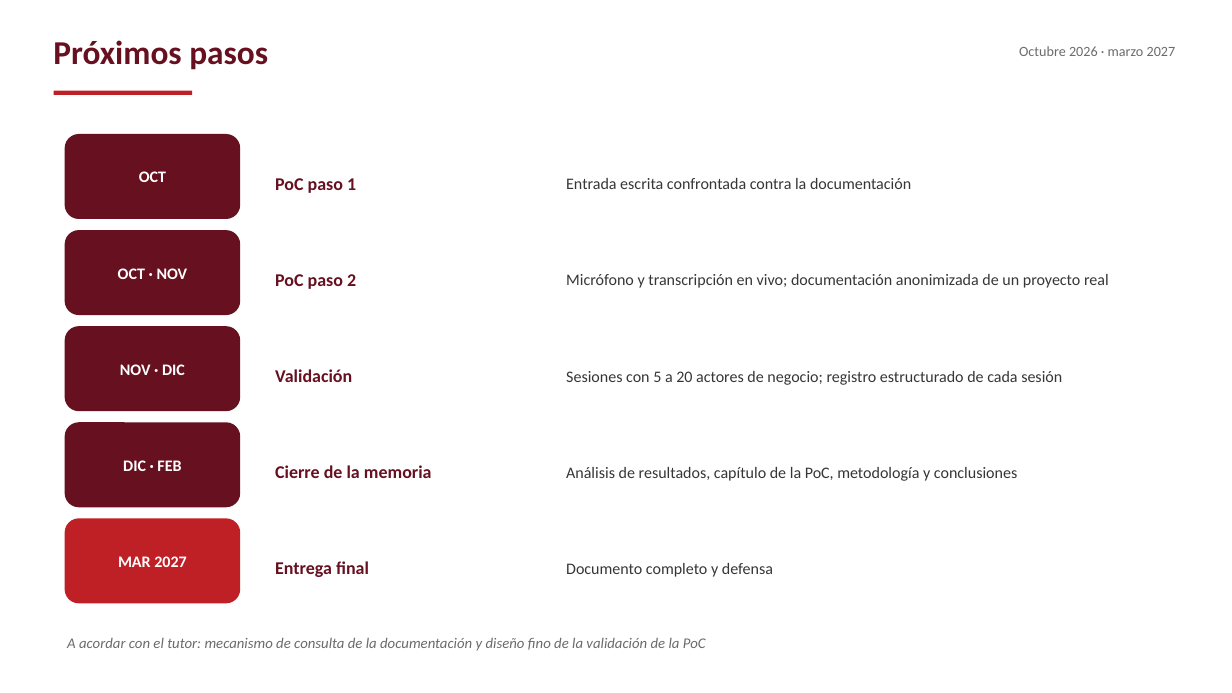
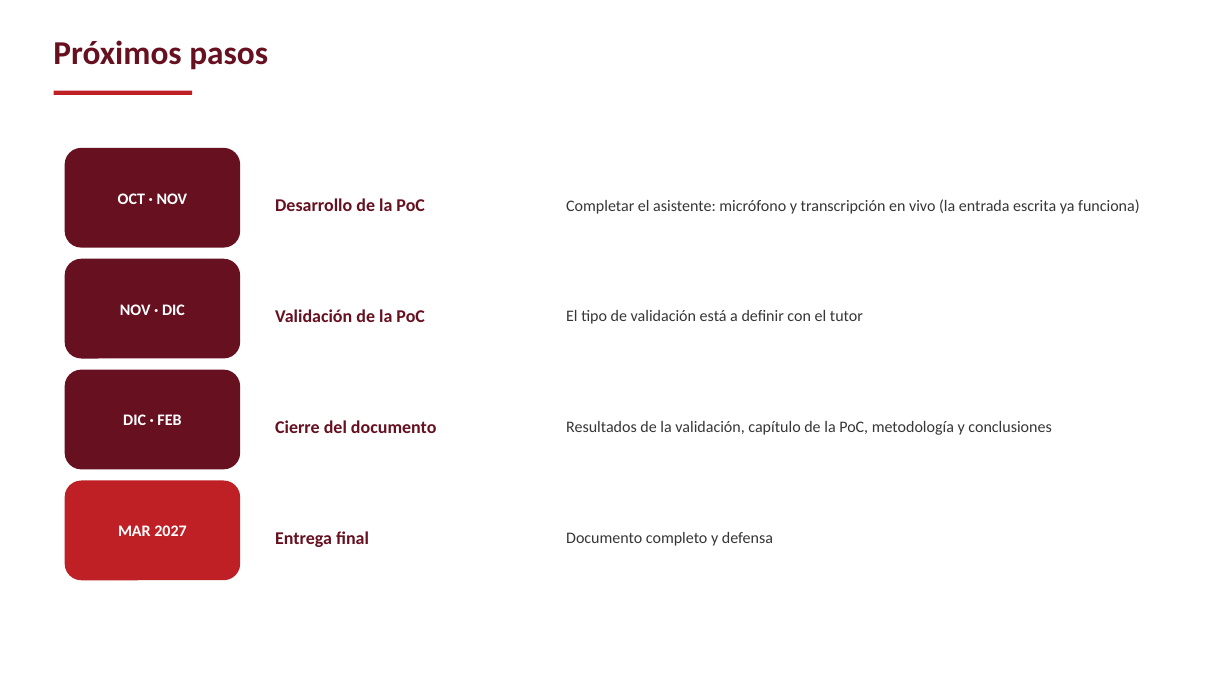
Before and after one commit to vickychappuis/Tesis, a slide deck: slide 6 of sprint 20/seminario_avances.pptx. Drawn at 1232x693 pixels with LibreOffice and Linux fonts; fonts in the diff are those of the drawing. Boxes give left, top, right and bottom in pixels: in the first picture for what was removed or moved away, otherwise in the second. Text is boxed around its words. In the diff, an @@ line names an element or a change of style, - is before the commit and + after.

Commit message:
seminario: version final de la presentacion, 7 slides con cierre y correcciones de la revision

```diff
--- a/sprint 20/seminario_avances.pptx
+++ b/sprint 20/seminario_avances.pptx
@@ text removed at (1019, 46, 1176, 56) @@
-Octubre 2026 · marzo 2027
@@ text "OCT · NOV": place and size @@
-text "OCT · NOV" at (118, 268, 188, 279)
+text "OCT · NOV" at (118, 193, 188, 204)
@@ rounded rectangle: place and size @@
-rounded rectangle at (65, 134, 240, 219)
+rounded rectangle at (65, 148, 240, 248)
@@ text removed at (139, 171, 166, 182) @@
-OCT
@@ text removed at (566, 178, 911, 189) @@
-Entrada escrita confrontada contra la documentación
@@ text at (275, 198, 424, 211): text changed @@
-PoC paso 1
+Desarrollo de la PoC
@@ text at (566, 199, 1140, 214): text changed @@
-Micrófono y transcripción en vivo; documentación anonimizada de un proyecto real
+Completar el asistente: micrófono y transcripción en vivo (la entrada escrita ya funciona)
@@ text "NOV · DIC": place and size @@
-text "NOV · DIC" at (120, 364, 185, 375)
+text "NOV · DIC" at (120, 304, 185, 315)
@@ rounded rectangle: place and size @@
-rounded rectangle at (65, 230, 240, 315)
+rounded rectangle at (65, 259, 240, 359)
@@ text removed at (275, 274, 356, 289) @@
-PoC paso 2
@@ rounded rectangle removed at (65, 326, 240, 411) @@
@@ text at (275, 309, 424, 322): text changed @@
-Validación
+Validación de la PoC
@@ text added at (566, 310, 863, 324), 12.5 pt, text #363636 @@
+El tipo de validación está a definir con el tutor
@@ text "DIC · FEB": place and size @@
-text "DIC · FEB" at (123, 460, 181, 471)
+text "DIC · FEB" at (123, 414, 181, 425)
@@ rounded rectangle: place and size @@
-rounded rectangle at (65, 422, 240, 507)
+rounded rectangle at (65, 370, 240, 470)
@@ text removed at (566, 371, 1062, 385) @@
-Sesiones con 5 a 20 actores de negocio; registro estructurado de cada sesión
@@ text added at (275, 420, 436, 433), 14 pt, text #661020, bold @@
+Cierre del documento
@@ text at (566, 421, 1051, 435): text changed @@
-Análisis de resultados, capítulo de la PoC, metodología y conclusiones
+Resultados de la validación, capítulo de la PoC, metodología y conclusiones
@@ text removed at (275, 465, 432, 478) @@
-Cierre de la memoria
@@ text "MAR 2027": place and size @@
-text "MAR 2027" at (118, 556, 186, 567)
+text "MAR 2027" at (118, 525, 186, 536)
@@ rounded rectangle: place and size @@
-rounded rectangle at (65, 518, 240, 604)
+rounded rectangle at (65, 481, 240, 580)
@@ text "Entrega final": place and size @@
-text "Entrega final" at (275, 561, 369, 577)
+text "Entrega final" at (275, 531, 369, 547)
@@ text "Documento completo y defensa": place and size @@
-text "Documento completo y defensa" at (566, 563, 773, 577)
+text "Documento completo y defensa" at (566, 532, 773, 546)
@@ text removed at (67, 638, 706, 650) @@
-A acordar con el tutor: mecanismo de consulta de la documentación y diseño fino de la validación de la PoC
```
Also in this commit, not shown: 4 other slides changed, 1 slide added.
